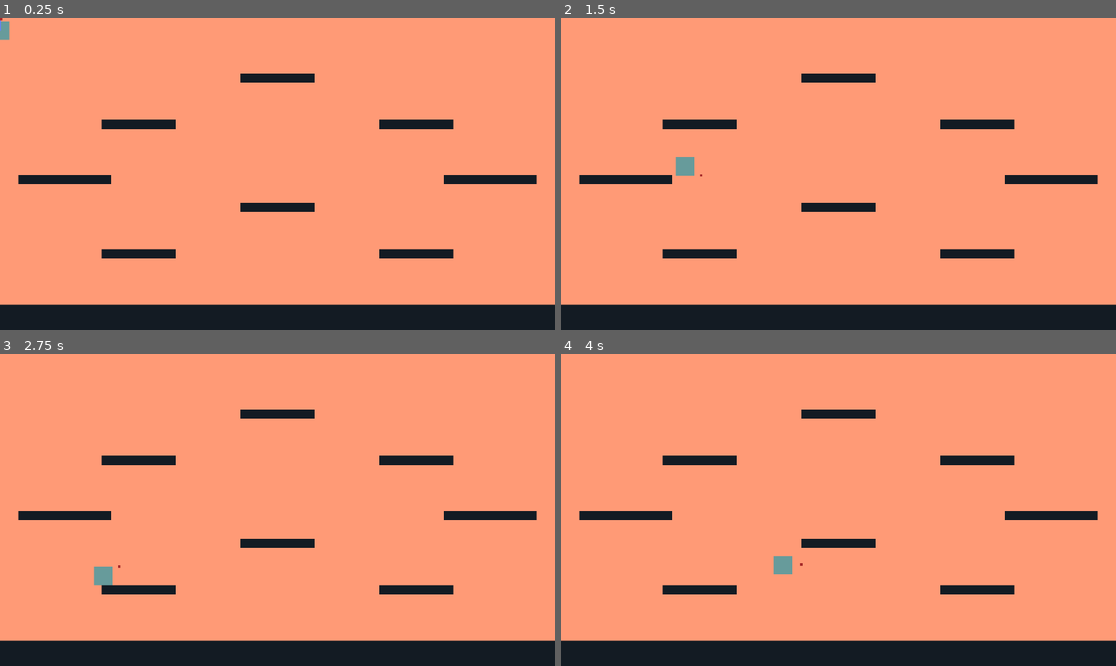
Above: before the commit, frames 1-4 (two rows, left to right).
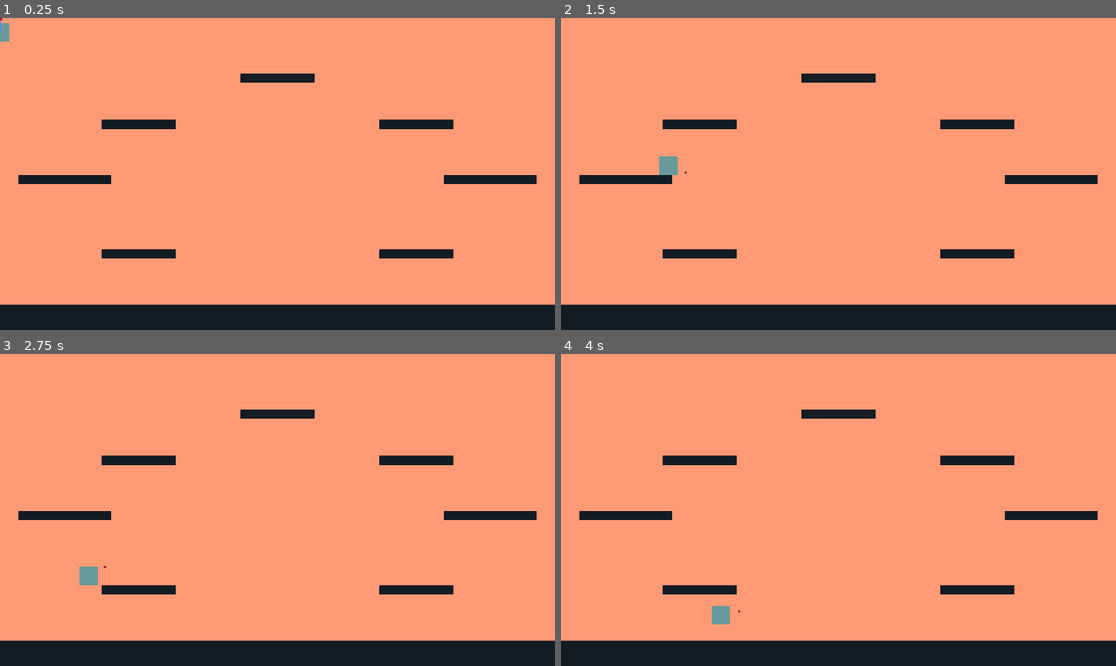
Above: after the commit, the same moments.

Repository: mightyminebuster/Github-GameOff-2020
Game: Godot game, scene res://Rooms/Demo.tscn
Two runs of this game, one before a commit and one after it. Both use one fixed random seed, a clock stepped at 60 frames per second and the inputs below.
Inputs (mouse positions are in pixels of both pictures, inside the frame that each line leads up to):
- Up to frame 1 (0.25 s): no input
- Up to frame 2 (1.5 s): move the mouse to (960, 158) at 0.52 s; hold D (move_right) from 0.53 s (still down); tap Shift (dash) at 0.6 s; tap Space (jump) at 0.77 s; move the mouse to (727, 189) at 1.27 s; click (727, 189) at 1.35 s
- Up to frame 3 (2.75 s): tap Space (jump) at 1.52 s; move the mouse to (333, 441) at 2.02 s; release D (move_right) at 2.03 s; hold A (move_left) from 2.03 s (still down); tap Shift (dash) at 2.1 s
- Up to frame 4 (4 s): move the mouse to (810, 572) at 2.77 s; release A (move_left) at 2.78 s; hold D (move_right) from 2.78 s (still down); click (810, 572) at 2.85 s; tap Space (jump) at 3.02, 3.77 s; move the mouse to (1005, 556) at 3.52 s; tap Shift (dash) at 3.6 s

The runs differ from the first frame. In frame 1, 0.4% of the frame differs, in the area x 0-57%, y 1-63%; in frame 2, 0.8%; in frame 3, 0.7%; in frame 4, 0.8%, in the area x 27-57%, y 59-87%.

Commit message:
Added Camera

Diff:
--- /dev/null
+++ b/SourceCode/Objects/Camera/Camera2D.gd
@@ -0,0 +1,43 @@
+extends Camera2D
+
+export (NodePath) var target_path
+
+var shake_length: int = 0 # How quickly the shaking stops [0, 1].
+
+var zoom_shake: float = 0  #how much the camera shakes at the begining of the shake
+var zoom_shake_remaining: float = 0  #how much it shakes now
+
+var target_zoom: Vector2 = Vector2(1, 1)
+var zoom_speed: float = 0.025
+
+var offset_shake: float = 0  #how much the camera shakes at the begining of the shake
+var offset_shake_remaining: float = 0  #how much it shakes now
+
+func _ready() -> void:
+	randomize()
+
+	shake(10, 10)
+
+func _process(delta : float) -> void:
+	position = get_node(target_path).position
+
+	if offset_shake_remaining > 0:
+		offset = Vector2(rand_range(offset_shake_remaining, -offset_shake_remaining), rand_range(offset_shake_remaining, -offset_shake_remaining))
+		offset_shake_remaining = max(0, move_toward(offset_shake_remaining, 0, shake_length / offset_shake))
+
+	zoom.x = move_toward(zoom.x, target_zoom.x, zoom_speed)
+	zoom.x = move_toward(zoom.y, target_zoom.y, zoom_speed)
+
+func shake(frames: float, offset_magnitude: float = 0, zoom_magnitude: float = 0) -> void:
+	offset_shake = offset_magnitude
+	offset_shake_remaining = offset_magnitude
+
+	zoom_shake = zoom_magnitude
+	zoom_shake_remaining = zoom_magnitude
+
+	shake_length = frames
+
+func ease_zoom(new_value: Vector2, new_zoom_speed: float = 0.025) -> void:
+	target_zoom = new_value
+
+	zoom_speed = new_zoom_speed
--- /dev/null
+++ b/SourceCode/Objects/Camera/Camera2D.tscn
@@ -0,0 +1,6 @@
+[gd_scene load_steps=2 format=2]
+
+[ext_resource path="res://Objects/Camera/Camera2D.gd" type="Script" id=1]
+
+[node name="Camera2D" type="Camera2D"]
+script = ExtResource( 1 )
--- a/SourceCode/Objects/Player/GrappleHook.gd
+++ b/SourceCode/Objects/Player/GrappleHook.gd
@@ -1,6 +1,6 @@
 extends Node2D
 
-var length: int = 700
+var length: int = 500
 var direction: Vector2 = Vector2.ZERO
 
 var tip: Vector2 = Vector2.ZERO
@@ -27,9 +27,8 @@
 
 func _physics_process(_delta : float):
 	$RayCast2D.cast_to = (get_global_mouse_position() - get_parent().position).normalized() * Vector2(length, length)
+	tip = tip_target
 
-	if tip != tip_target:
-		tip += (tip_target - tip).normalized() * Vector2(speed, speed)
 
 	$GrappleTip.global_position = tip
 	get_parent().find_node("GrappleLine").points[1] = $GrappleTip.position
--- a/SourceCode/Objects/Player/Player.gd
+++ b/SourceCode/Objects/Player/Player.gd
@@ -26,7 +26,7 @@
 const decceleration: int = 100
 
 #Aerial Movement
-const gravity: int = 1500
+const gravity: int = 1700
 const air_friction: int = 51
 const gravity_exemption_states: Array = ["die", "dash"]
 const terminal_velocity: int = 1000
--- a/SourceCode/Rooms/Demo.tscn
+++ b/SourceCode/Rooms/Demo.tscn
@@ -1,7 +1,8 @@
-[gd_scene load_steps=5 format=2]
+[gd_scene load_steps=6 format=2]
 
 [ext_resource path="res://PlaceholderTexture.png" type="Texture" id=1]
 [ext_resource path="res://Objects/Player/Player.tscn" type="PackedScene" id=2]
+[ext_resource path="res://Objects/Camera/Camera2D.tscn" type="PackedScene" id=3]
 
 [sub_resource type="ConvexPolygonShape2D" id=1]
 points = PoolVector2Array( 0, 0, 32, 0, 32, 32, 0, 32 )
@@ -46,8 +47,11 @@
 tile_set = SubResource( 2 )
 cell_size = Vector2( 32, 32 )
 format = 1
-tile_data = PoolIntArray( 393242, 0, 0, 393243, 0, 0, 393244 …(763 unchanged characters)… 073741824, 0, 1114169, -1073741824, 0, 1310746, 0, 0, 1310747, 0, 0, 1310748, 0, 0, 1310749, 0, 0, 1310750, 0, 0, 1310751, 0, 0, 1310752, 0, 0, 1310753, 0, 0, 1638411, 0, 0, 1638412, 0, 0, 1638413, 0, …(4099 unchanged characters)…
+tile_data = PoolIntArray( 393242, 0, 0, 393243, 0, 0, 393244 …(763 unchanged characters)… 073741824, 0, 1114169, -1073741824, 0, 1638411, 0, 0, 1638412, 0, 0, 1638413, 0, …(4099 unchanged characters)…
 
 [node name="Player" parent="." instance=ExtResource( 2 )]
 
 [node name="Foreground" type="Node2D" parent="."]
+
+[node name="Camera2D" parent="." instance=ExtResource( 3 )]
+target_path = NodePath("../Player")
